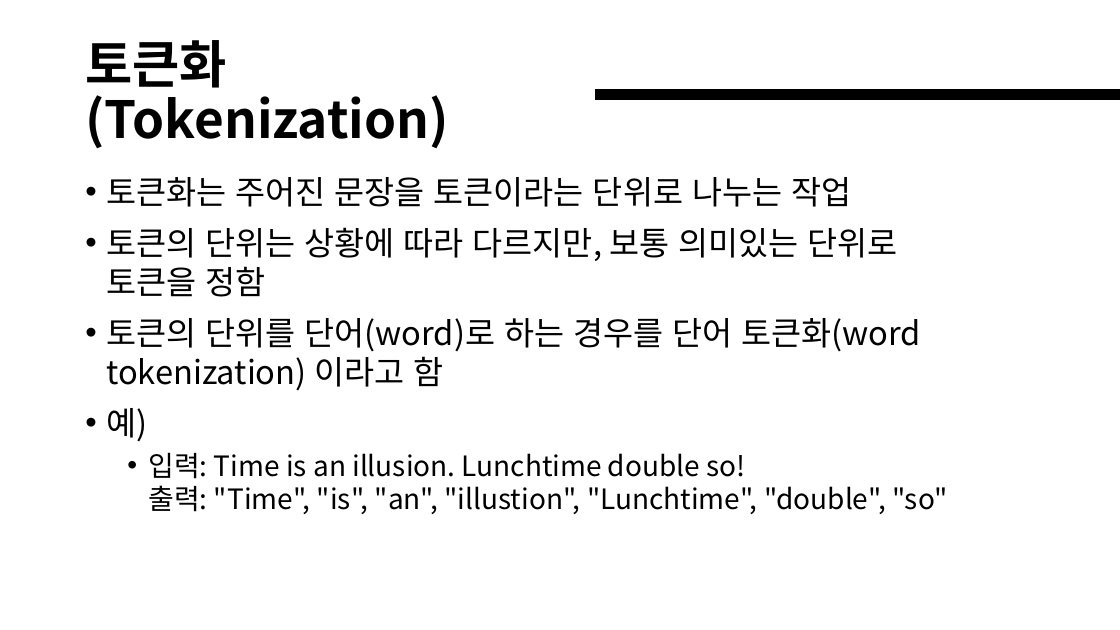
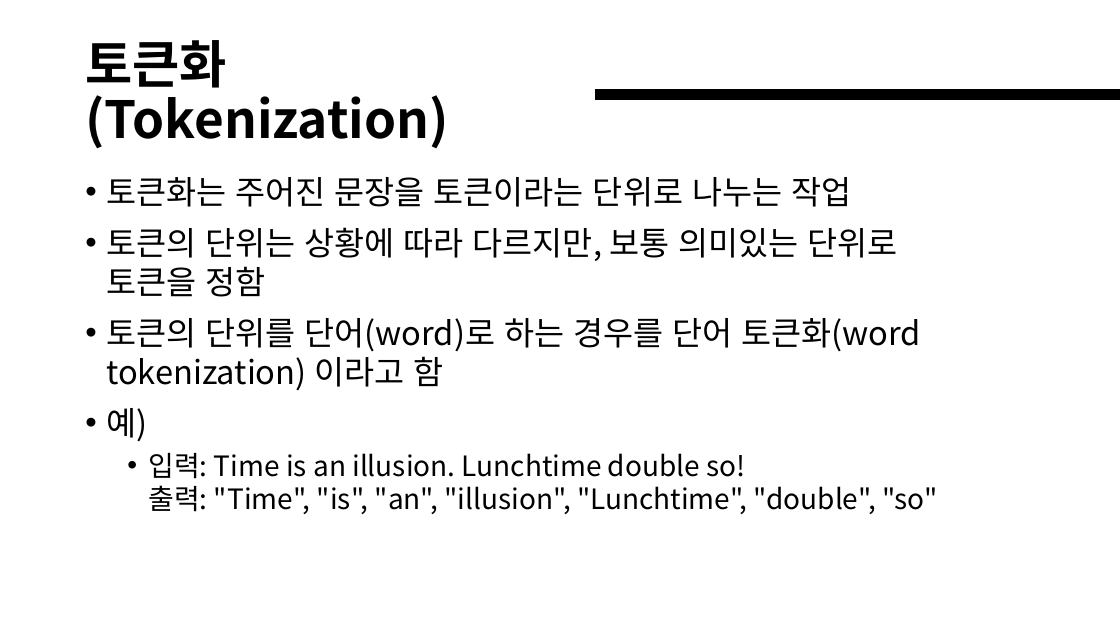
Before and after one commit to ElvinKim/seocho_dl_pytorch, a slide deck: slide 6 of 4-RNN (이론).pptx. Drawn at 1120x630 pixels with LibreOffice and Linux fonts; fonts in the diff are those of the drawing. Boxes give left, top, right and bottom in pixels: in the first picture for what was removed or moved away, otherwise in the second. Text is boxed around its words. In the diff, an @@ line names an element or a change of style, - is before the commit and + after.

Commit message:
Fix minor things
page 6: illustion -> illusion
page 7: 역을을 -> 역할을
page 14: 예측하느 -> 예측하는

```diff
--- a/4-RNN (이론).pptx
+++ b/4-RNN (이론).pptx
@@ text at (148,452,937,514): text changed @@
-  • 입력: Time is an illusion. Lunchtime double so!
-    출력: "Time", "is", "an", "illustion", "Lunchtime", "double", "so"
+  • 입력: Time is an illusion. Lunchtime double so!
+    출력: "Time", "is", "an", "illusion", "Lunchtime", "double", "so"
```
Also in this commit, not shown: 2 other slides changed.
